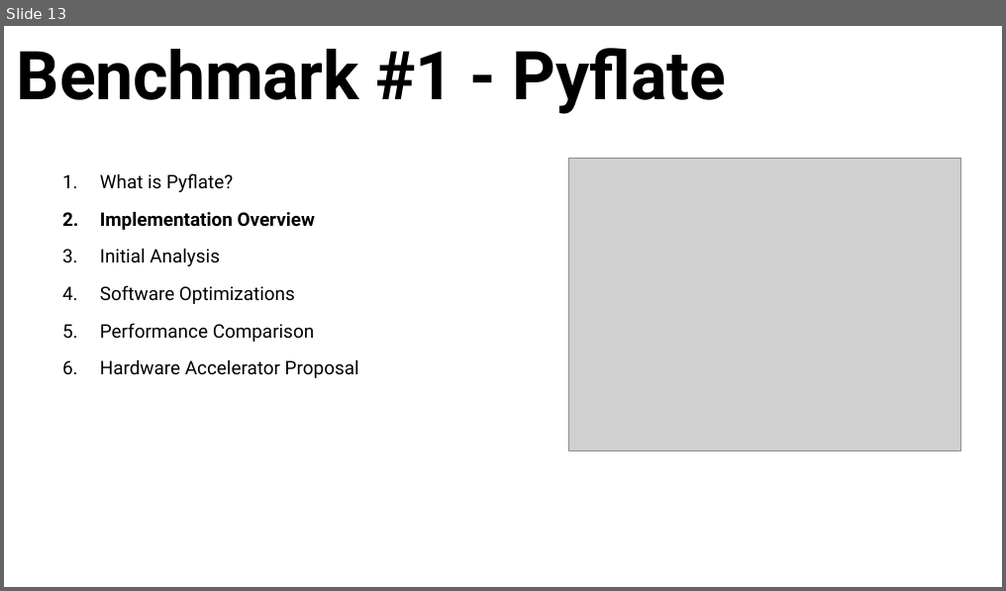
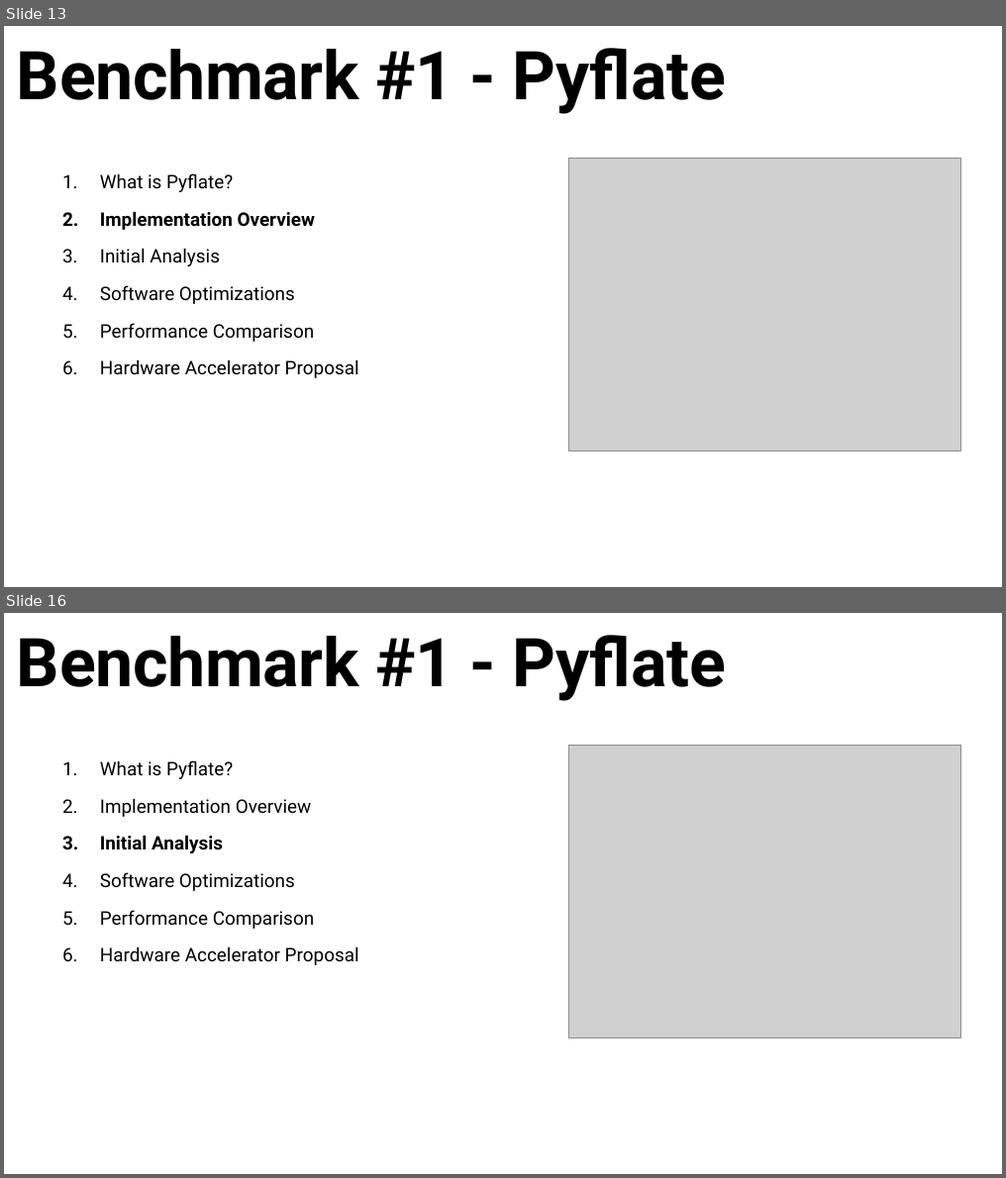
Before and after one commit to oridaniel09/nnproject, a slide deck: FinalPresentation.pptx. Shown one above the other, each under a label of ours: slide 13 before the commit, slides 13 and 16 after it; the slides between them are not shown. The pictures are 1006x591 and 1006x1178 pixels, drawn with LibreOffice and Linux fonts; fonts in the diff are those of the drawing; grey boxes stand for pictures. Boxes give left, top, right and bottom in pixels: in the first picture for what was removed or moved away, otherwise in the second. Text is boxed around its words. In the diff, an @@ line names an element or a change of style, - is before the commit and + after.

```diff
--- a/FinalPresentation.pptx
+++ b/FinalPresentation.pptx
@@ slide 16 added at [4, 613, 1002, 1174], background #FFFFFF @@
@@ title added at [17, 635, 725, 701], 64.8 pt, text #000000, bold @@
+Benchmark #1 - Pyflate
@@ text added at [100, 761, 359, 965], 18 pt, text #000000 @@
+1. What is Pyflate?
+2. Implementation Overview
+3. Initial Analysis
+4. Software Optimizations
+5. Performance Comparison
+6. Hardware Accelerator Proposal
@@ picture added at [569, 745, 960, 1039] @@
```
Also in this commit, not shown: 2 other slides added.
